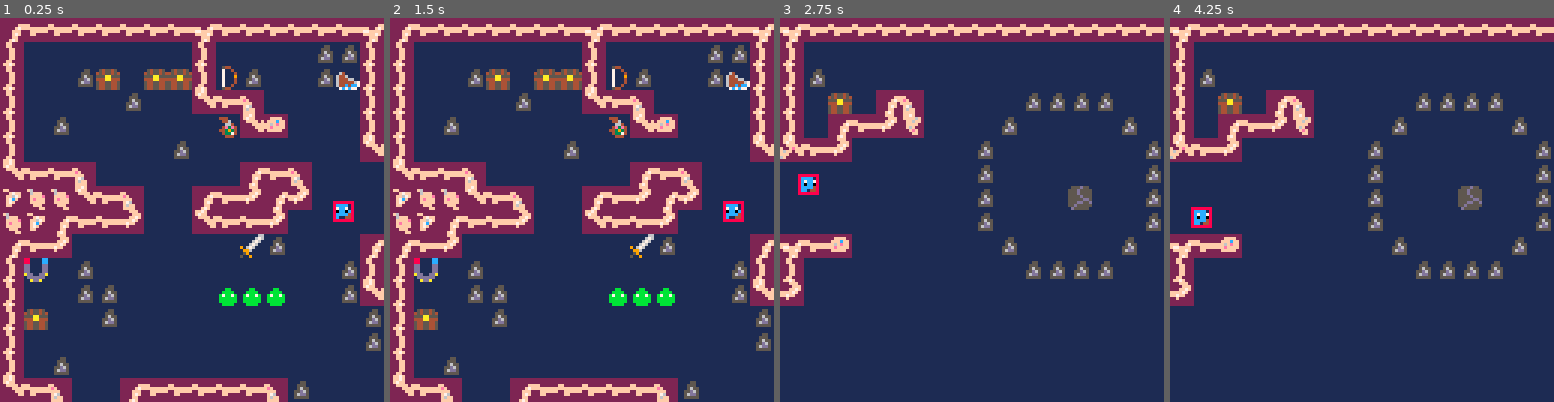
Above: before the commit, frames 1-4 (left to right).
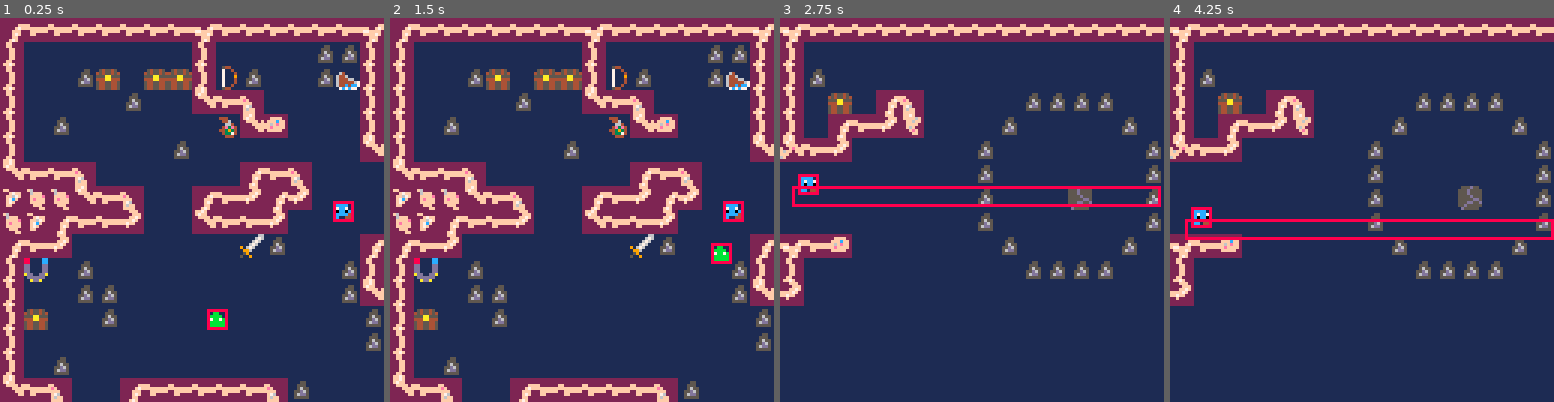
Above: after the commit, the same moments.

Repository: s-france/pico8GameS
Game: PICO-8 cartridge squid.p8
Same seed, same stepped clock (60 frames per second), same inputs: the game is played once before the commit and once after it.
Inputs:
- Up to frame 1 (0.25 s): no input
- Up to frame 2 (1.5 s): tap X (X key) at 0.33, 1.07 s; tap O (Z key) at 0.7 s
- Up to frame 3 (2.75 s): hold Right 1.6-2.1 s; tap O (Z key) at 1.7, 2.1, 2.5 s; tap X (X key) at 1.85 s; hold Up 2.15-2.42 s; hold Right from 2.47 s (still down)
- Up to frame 4 (4.25 s): tap O (Z key) every 0.4 s from 2.9 to 4.1 s; tap X (X key) at 2.97, 4.08 s; release Right at 3.03 s; hold Left 3.08-3.58 s; hold Down 3.63-3.97 s; hold Right from 4.02 s (still down)

The runs differ from the first frame. In frame 1, 0.8% of the frame differs, in the area x 53-75%, y 70-82%; in frame 2, 0.8%; in frame 3, 1.6%, in the area x 3-100%, y 43-50%; in frame 4, 1.6%.

Commit message:
the slime is coming

Diff:
--- a/squid.p8
+++ b/squid.p8
@@ -20,6 +20,8 @@
 	objectpool = {}
 
 	make_player()
+
+	make_enemy1(60,96, player)
 	//makenpc()
 
 	//explosions = {}
@@ -178,7 +180,7 @@
 			obj.draw(obj)
 		--generic sprite draw
 		elseif obj.sprite != nil then
-	   spr(obj.sprite,obj.x%128,obj.y%128)
+	   spr(obj.sprite,flr(obj.x)%128,flr(obj.y)%128)
 		end
 	end
 end
@@ -443,24 +445,28 @@
 --]]
 
 
-function make_enemy1(x,y)
-	enemy = {}
-
-	enemy.x = x
-	enemy.y = y
-
-	enemy.sprite = 44
+function make_enemy1(x,y, target)
+	enemy = add_object(x,y,
+																				1,1,
+																				-2,
+																				nil,
+																				true,
+																				44,
+																				update_enemy1,
+																				nil)
+
+	//target player by default
+	enemy.target = player
+
+
 	enemy.hb = add_hitbox(5,
-																				4,4, //offset
-																				6, //length
-																				6,	//height
-																				-1,
-																				nil, //add oncollision function
-																				nil, //onmapcollision function
-																				enemy)
-
-	//sam finish this
-	//enemy.update =
+																							4,4, //middle offset
+																							6, //length
+																							6,	//height
+																							-1,
+																							nil, //add oncollision function
+																							nil, //onmapcollision function
+																							enemy)
 
 
 
@@ -469,16 +475,24 @@
 end
 
 
-function enm1update()
-		local mapposx, mapposy = map_cell(enemy.x,enemy.y)
-		local pmapx, pmapy = map_cell(player.x,player.y)
-
-		local path = astar(mapposx,mapposy,
-															pmapx,pmapy)
-…(4 lines of a section not shown)…
+function update_enemy1(enm1)
+
+	local path = astar(enm1.mapcellx,enm1.mapcelly,
+														enm1.target.mapcellx,enm1.target.mapcelly)
+
+	if path[1] != nil then
+		local pointx,pointy = map_coord(path[1].x, path[1].y)
+
+		move_toward(enm1, pointx+4,pointy+4, 1)
+	end
+
+
+end
+
+//move obj toward x,y world coord
+function move_toward(obj, x,y, speed)
+	obj.dx = sgn(x-obj.x) * speed
+	obj.dy = sgn(y-obj.y) * speed
 end
 -->8
 -- particle effects
@@ -1269,12 +1283,17 @@
 	return mapx, mapy
 end
 
-
+--returns the map screen containing x,y
 function map_pos(x,y)
 	local mapx, mapy = map_cell(x,y)
 	local mapposx = (mapx-(mapx%16)) / 16
 	local mapposy = (mapy-(mapy%16)) / 16
 	return mapposx, mapposy
+end
+
+--converts map_cell to map coords
+function map_coord(mapx,mapy)
+	return mapx*8, mapy*8
 end
 
 function contains(table, element)
@@ -1496,7 +1515,7 @@
 	insert(frontier, start, 0)
 
 	came_from = {}
- came_from[vectoidx(start)] = nil
+ came_from[vectoidx(start)] = start
  cost_so_far = {}
  cost_so_far[vectoidx(start)] = 0
 
@@ -1505,11 +1524,13 @@
  	local current = frontier[#frontier][1]
  	del(frontier,frontier[#frontier])
 
+ 	--[[
  	//current == goal
  	if vectoidx(current) == vectoidx(goal) then
  		print("path found")
    break
   end
+  --]]
 
   //print(current.x)
   //print(current.y)
@@ -1534,6 +1555,13 @@
     came_from[nxt] = current
   	end
   end
+
+  //current == goal
+ 	if vectoidx(current) == vectoidx(goal) then
+ 		print("path found")
+   break
+  end
+
   //print(#frontier)
  end
 
@@ -1934,7 +1962,7 @@
 0c0b080404070303050404070303030303030303030303030103030303030301000000000000000000000000000000000000000000000000000000000000000003030303030303030303030303030303030303030303030303030303030303030303030303030303030303030303030303030303030303030303030303030306
 080407030303030303033b010303030810040d03030303030301030303030103000000000000000000000000000000000000000000000000000000000000000003030303030303030303030303030303030303030303030303030303030303030303030303030303030303030303030303030303030303030303030303030306
 0611030103030303030303030303010606030303030303030303010101010303000000000000000000000000000000000000000000000000000000000000000303030303030303030303030303030303030303030303030303030303030303030303030303030303030303030303030303030303030303030303030303030306
-0603030101030303032c2c2c0003010507030303030303030303030303030303000000000000000000000000000000000000000000000000000000000000000003030303030303030303030303030303030303030303030303030303030303030303030303030303030303030303030303030303030303030303030303030306
+0603030101030303030303030003010507030303030303030303030303030303000000000000000000000000000000000000000000000000000000000000000003030303030303030303030303030303030303030303030303030303030303030303030303030303030303030303030303030303030303030303030303030306
 0619030301030303030000000003030103030303030303030303030303030303000000000000000000000000000000000000000000000000000000000000000003030303030303030303030303030303030303030303030303030303030303030303030303030303030303030303030303030303030303030303030303030306
 0603030303030303030000000003000103030303030303030303030303030303000000000000000000000000000000000000000000000000000000000000000003030303030303030303030303030303030303030303030303030303030303030303030303030303030303030303030303030303030303030303030303030306
 0603010303030303030000000000000303030303030303030303030303030303000000000000000000000000000000000000000000000000000000000000000003030303030303030303030303030303030303030303030303030303030303030303030303030303030303030303030303030303030303030303030303030306
